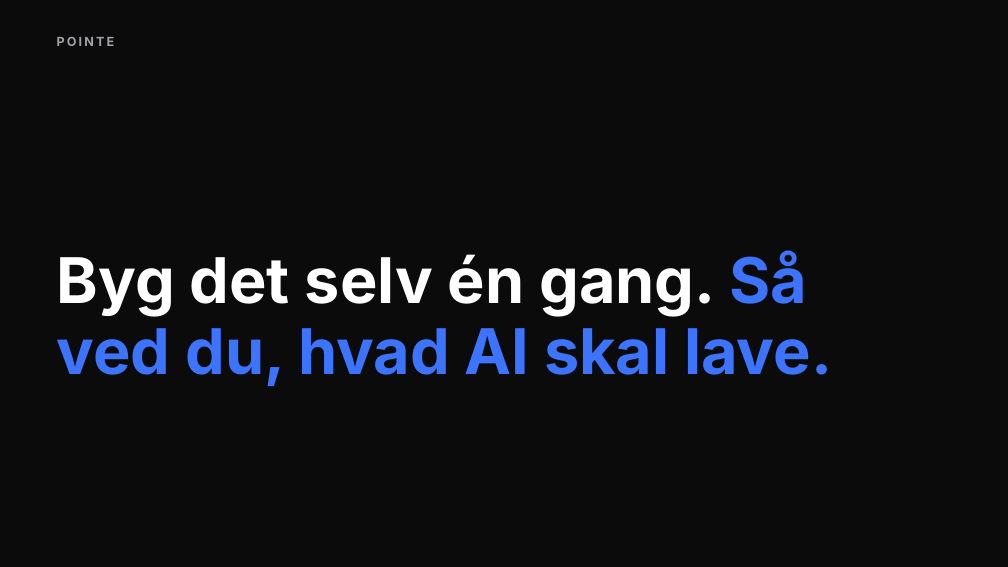
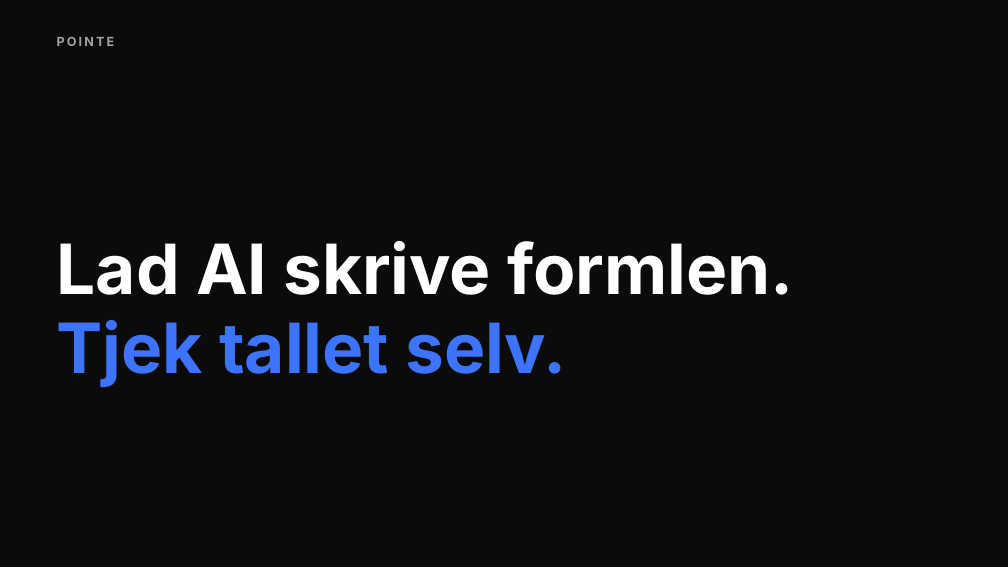
Before and after one commit to andr8769-ui/ucl-ai-undervisning, a slide deck: slide 36 of private/proces/praesentation.pptx. Drawn at 1008x567 pixels with LibreOffice and Linux fonts; fonts in the diff are those of the drawing. Boxes give left, top, right and bottom in pixels: in the first picture for what was removed or moved away, otherwise in the second. Text is boxed around its words. In the diff, an @@ line names an element or a change of style, - is before the commit and + after.

```diff
--- a/private/proces/praesentation.pptx
+++ b/private/proces/praesentation.pptx
@@ text at <box>57,241,793,387</box>: text changed; size 60 to 66 pt; text colour #3D74FF to #FFFFFF @@
-Byg det selv én gang. Så ved du, hvad AI skal lave.
+Lad AI skrive formlen. Tjek tallet selv.
```
Also in this commit, not shown: 1 other slide changed, 1 slide added, 1 slide removed, 15 other files.
